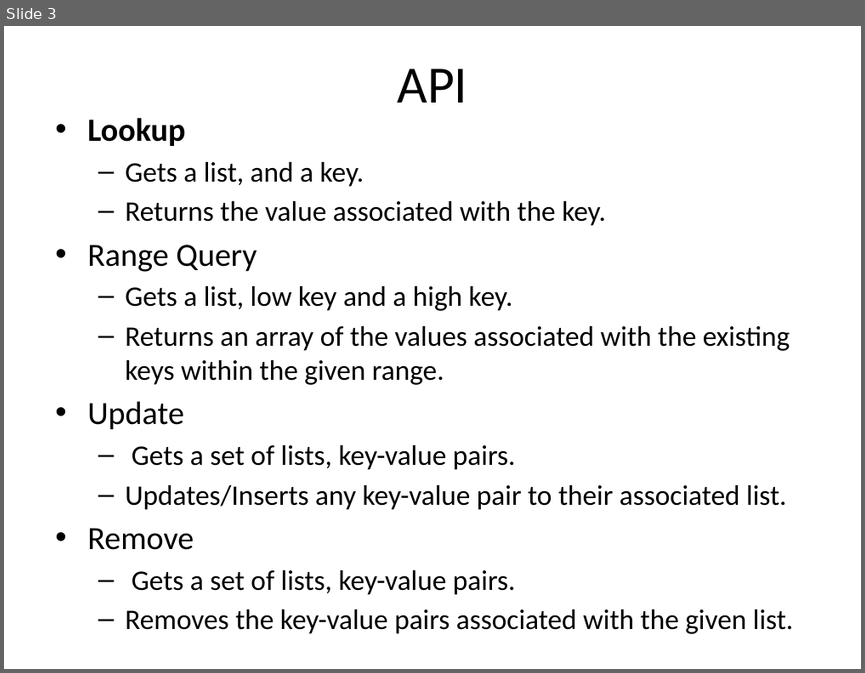
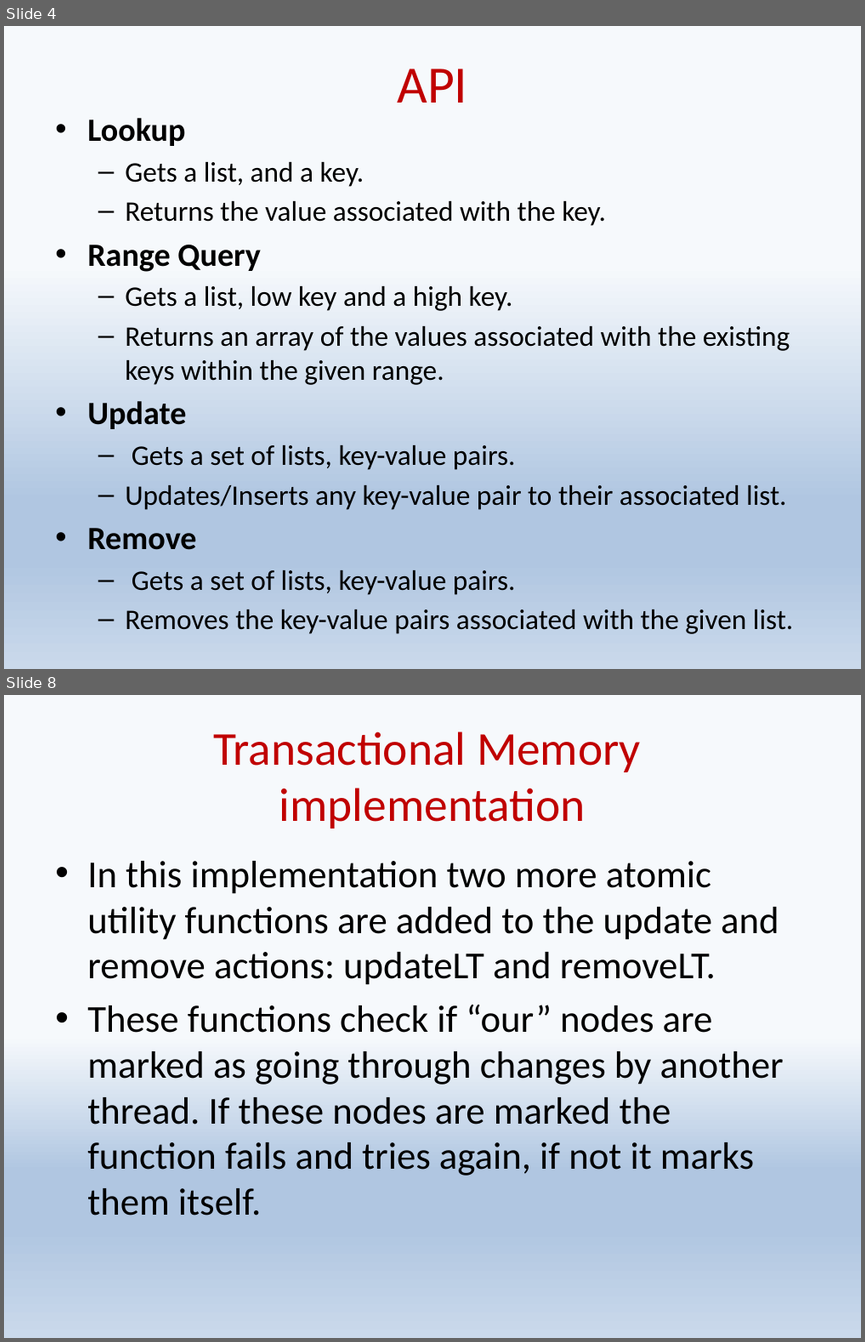
Before and after one commit to shaypele/LeapList, a slide deck: Leaplist.pptx. Shown one above the other, each under a label of ours: slide 3 before the commit, slides 4 and 8 after it; the slides between them are not shown. The pictures are 865x673 and 865x1342 pixels, drawn with LibreOffice and Linux fonts; fonts in the diff are those of the drawing. Boxes give left, top, right and bottom in pixels: in the first picture for what was removed or moved away, otherwise in the second. Text is boxed around its words. In the diff, an @@ line names an element or a change of style, - is before the commit and + after.

```diff
--- a/Leaplist.pptx
+++ b/Leaplist.pptx
@@ slide 8 added at <box>4,695,861,1338</box>, background gradient #F6F9FC to #B0C6E1 to #CAD9EB @@
@@ title added at <box>213,732,641,828</box>, 39.6 pt, text #C00000 @@
+Transactional Memory
+implementation
@@ text added at <box>87,861,783,1215</box>, 32 pt, text #000000 @@
+• In this implementation two more atomic utility functions are added to the update and remove actions: updateLT and removeLT.
+• These functions check if “our” nodes are marked as going through changes by another thread. If these nodes are marked the function fails and tries again, if not it marks them itself.
@@ what was slide 3 is now slide 4 @@
@@ slide 4 changed as well @@
@@ background #FFFFFF to gradient #F6F9FC to #B0C6E1 to #CAD9EB @@
@@ title "API" at <box>397,68,467,102</box>: text colour #000000 to #C00000 @@
@@ text at <box>87,244,260,550</box>: bold on in "Range Query", "Update", "Remove" @@
```
Also in this commit, not shown: 2 other slides changed, 7 other slides added, 1 other file.
